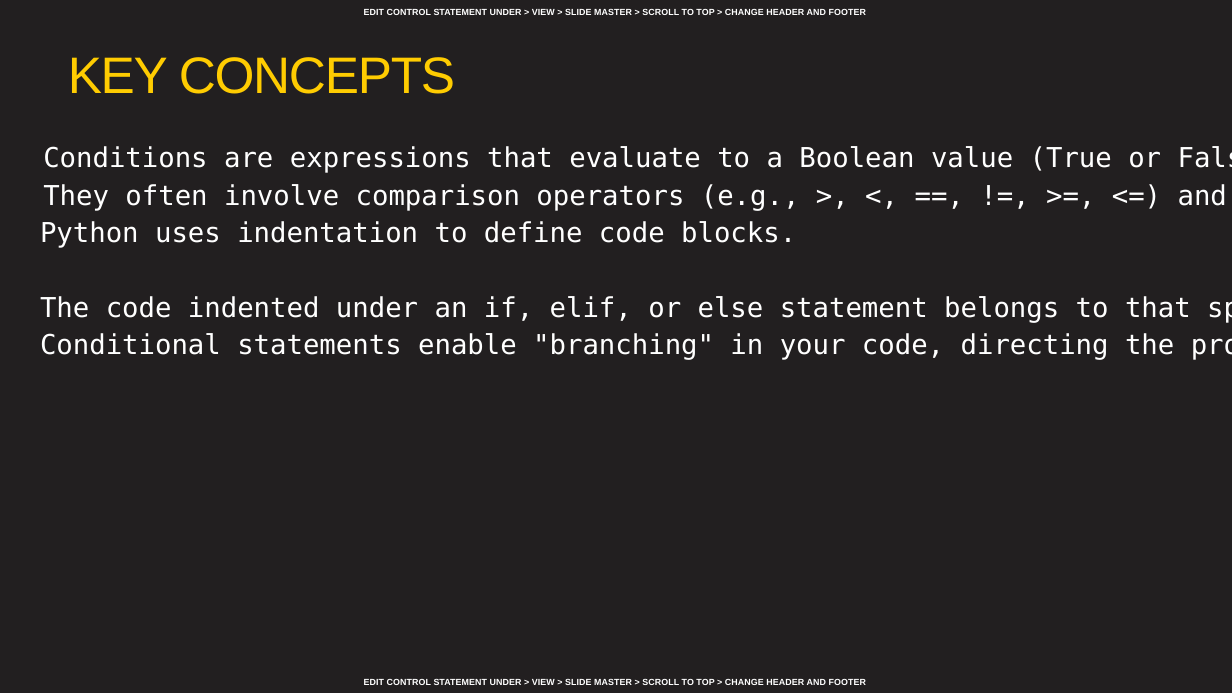
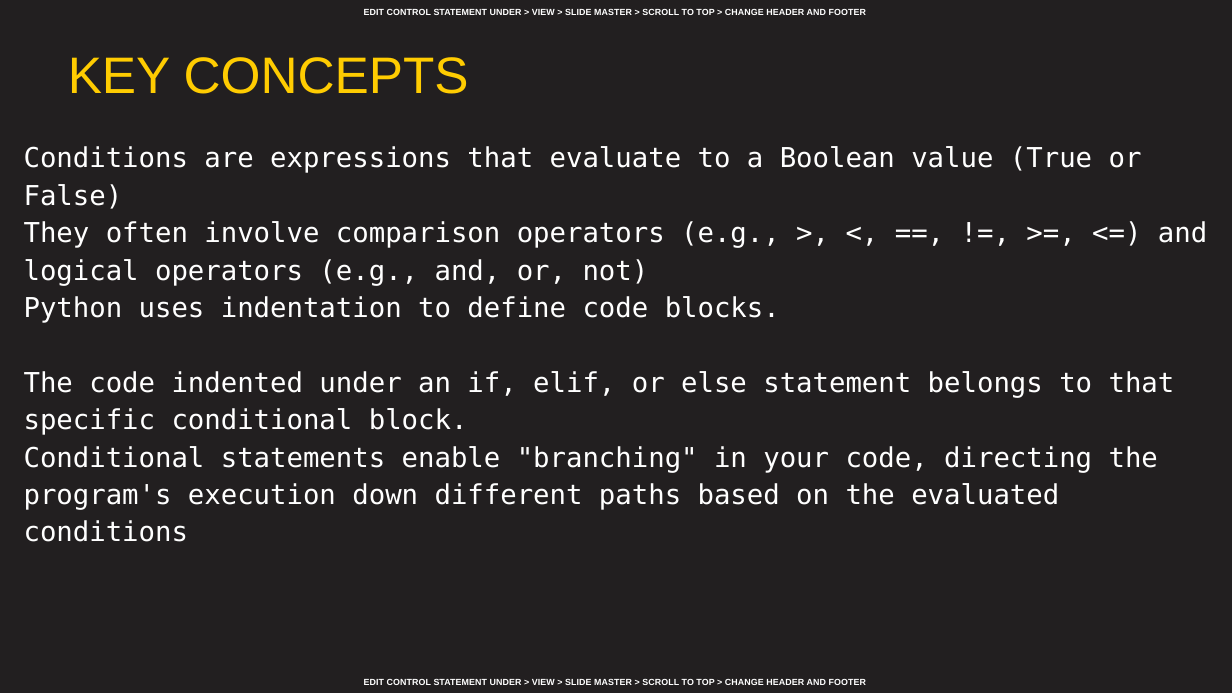
Before and after one commit to AFC-AI2C/summer-course, a slide deck: slide 8 of Python/Lesson 02 - Conditional Statements and Error Handling/Lesson 02 - Conditional Statements, Loops, and Error Handling.pptx. Drawn at 1232x693 pixels with LibreOffice and Linux fonts; fonts in the diff are those of the drawing; background and template pictures are left out. Boxes give left, top, right and bottom in pixels: in the first picture for what was removed or moved away, otherwise in the second. Text is boxed around its words. In the diff, an @@ line names an element or a change of style, - is before the commit and + after.

```diff
--- a/Python/Lesson 02 - Conditional Statements and Error Handling/Lesson 02 - Conditional Statements, Loops, and Error Handling.pptx
+++ b/Python/Lesson 02 - Conditional Statements and Error Handling/Lesson 02 - Conditional Statements, Loops, and Error Handling.pptx
@@ title "KEY CONCEPTS" at (68, 57, 469, 94): letter spacing -0.8 to 0 pt @@
@@ text at (24, 146, 1207, 286): indent changed @@
```
Also in this commit, not shown: 23 other slides changed.
